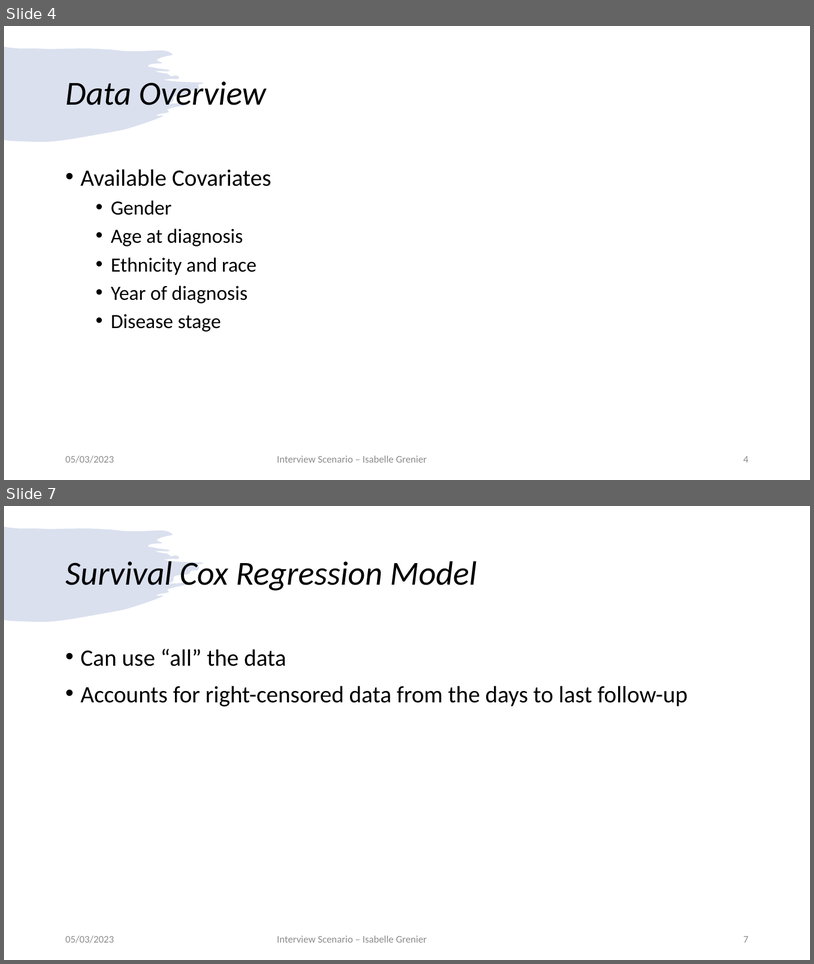
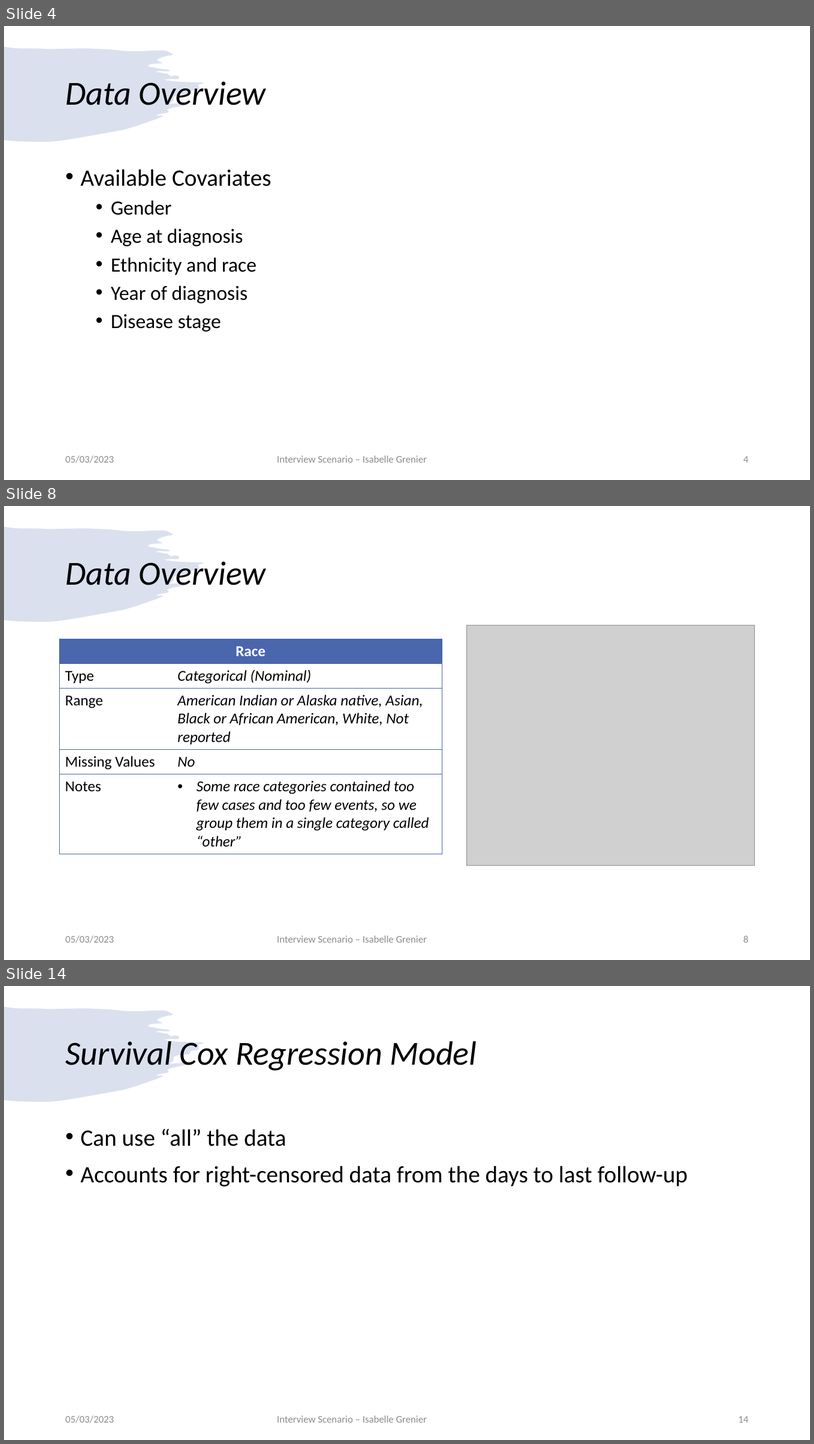
Before and after one commit to igrenier/TCGA_BRCA, a slide deck: presentation_05032023.pptx. Shown one above the other, each under a label of ours: slides 4 and 7 before the commit, slides 4, 8 and 14 after it; the slides between them are not shown. The pictures are 814x964 and 814x1444 pixels, drawn with LibreOffice and Linux fonts; fonts in the diff are those of the drawing; grey boxes stand for pictures. Boxes give left, top, right and bottom in pixels: in the first picture for what was removed or moved away, otherwise in the second. Text is boxed around its words. In the diff, an @@ line names an element or a change of style, - is before the commit and + after.

```diff
--- a/presentation_05032023.pptx
+++ b/presentation_05032023.pptx
@@ slide 8 added at bbox=[4, 506, 810, 960], background #FFFFFF; not listed: 1 template element that a slide beside it also shows @@
@@ title added at bbox=[65, 561, 266, 585], 40 pt, text #000000, italic @@
+Data Overview
@@ picture added at bbox=[467, 625, 755, 865] @@
@@ table added at bbox=[59, 639, 443, 852], 5 rows, 2 columns @@
+Race | 
+Type | Categorical (Nominal)
+Range | American Indian or Alaska native, Asian, Black or African American, White, Not reported
+Missing Values | No
+Notes | Some race categories contained too few cases and too few events, so we group them in a single category called “other”
@@ text added at bbox=[65, 935, 114, 943], 12 pt, text #8C8C8C @@
+05/03/2023
@@ text added at bbox=[277, 935, 427, 942], 12 pt, text #8C8C8C @@
+Interview Scenario – Isabelle Grenier
@@ page number added at bbox=[744, 935, 749, 942], 12 pt, text #8C8C8C @@
+8
@@ what was slide 7 is now slide 14 @@
@@ page number at bbox=[738, 1416, 749, 1422]: text changed @@
-7
+14
```
Also in this commit, not shown: 4 slides changed, 7 other slides added.
